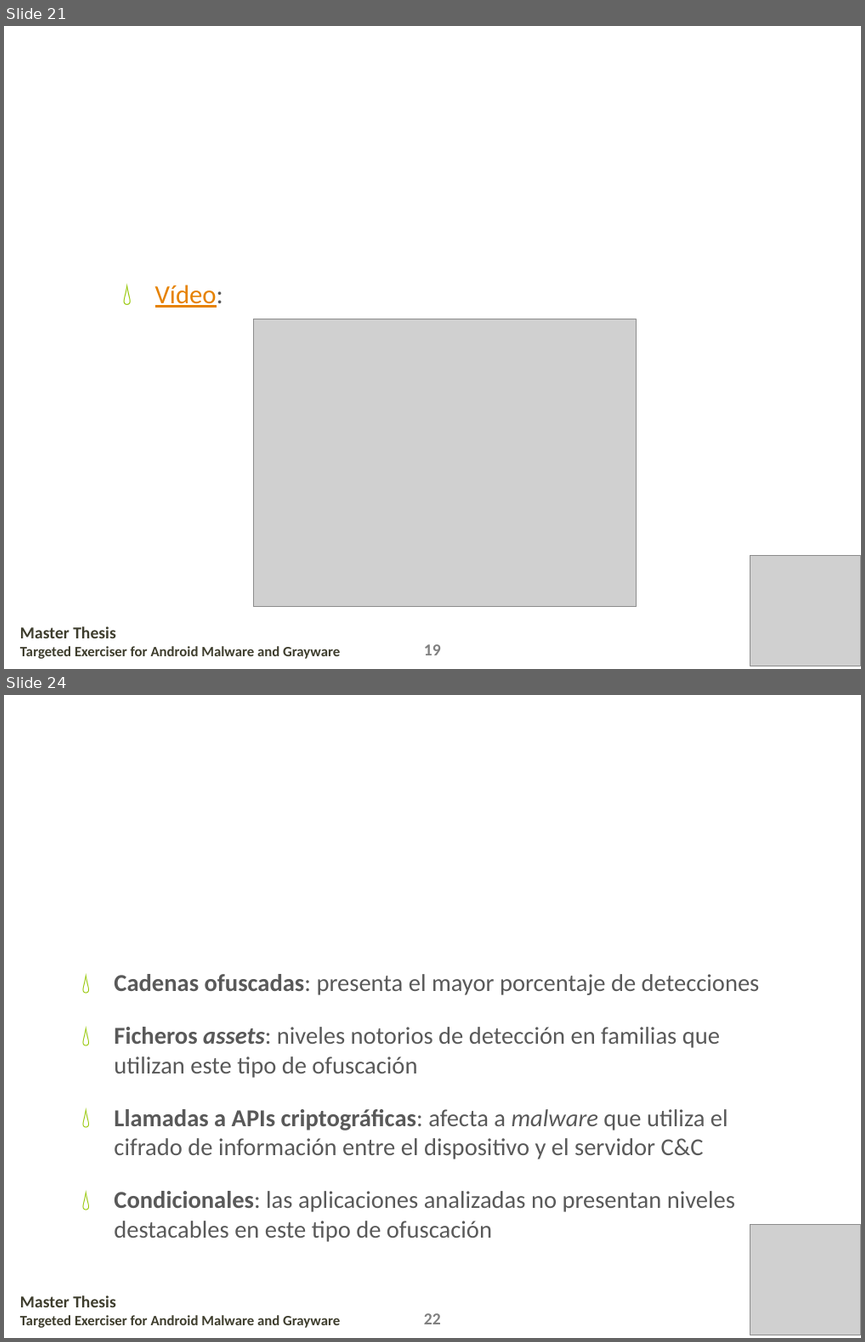
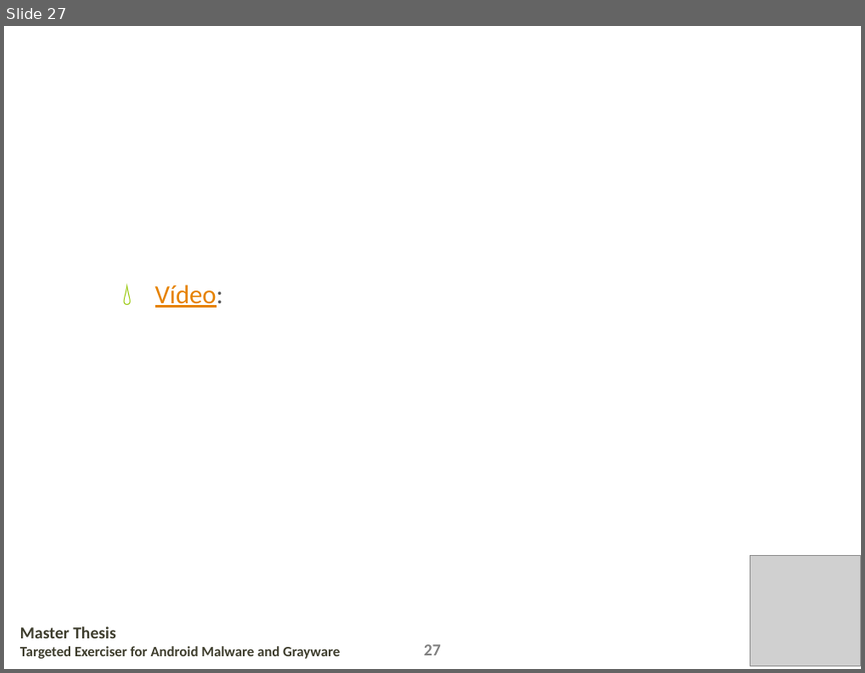
Before and after one commit to mariohhd/targetdroid-tfm, a slide deck: doc/tfm_presentacion.pptx. Shown one above the other, each under a label of ours: slides 21 and 24 before the commit, slide 27 after it; the slides between them are not shown. The pictures are 865x1342 and 865x673 pixels, drawn with LibreOffice and Linux fonts; fonts in the diff are those of the drawing; grey boxes stand for pictures; background and template pictures are left out. Boxes give left, top, right and bottom in pixels: in the first picture for what was removed or moved away, otherwise in the second. Text is boxed around its words. In the diff, an @@ line names an element or a change of style, - is before the commit and + after.

```diff
--- a/doc/tfm_presentacion.pptx
+++ b/doc/tfm_presentacion.pptx
@@ slide 24 removed at (4, 695, 861, 1338), background picture (left out) @@
@@ title removed at (46, 727, 818, 834) @@
-Evaluación
-Discusión
@@ text removed at (114, 974, 760, 1242) @@
-💧 Cadenas ofuscadas: presenta el mayor porcentaje de detecciones
-💧 Ficheros assets: niveles notorios de detección en familias que utilizan este tipo de ofuscación
-💧 Llamadas a APIs criptográficas: afecta a malware que utiliza el cifrado de información entre el dispositivo y el servidor C&C
-💧 Condicionales: las aplicaciones analizadas no presentan niveles destacables en este tipo de ofuscación
@@ picture removed at (750, 1224, 861, 1334) @@
@@ text removed at (20, 1295, 340, 1327) @@
-Master Thesis
-Targeted Exerciser for Android Malware and Grayware
@@ text removed at (424, 1313, 441, 1324) @@
-22
@@ what was slide 21 is now slide 27 @@
@@ slide 27 changed as well @@
@@ picture removed at (253, 319, 636, 606) @@
@@ text at (424, 644, 441, 655): text changed @@
-19
+27
```
Also in this commit, not shown: 14 other slides changed, 11 slides added, 7 other slides removed, 1 other file.
